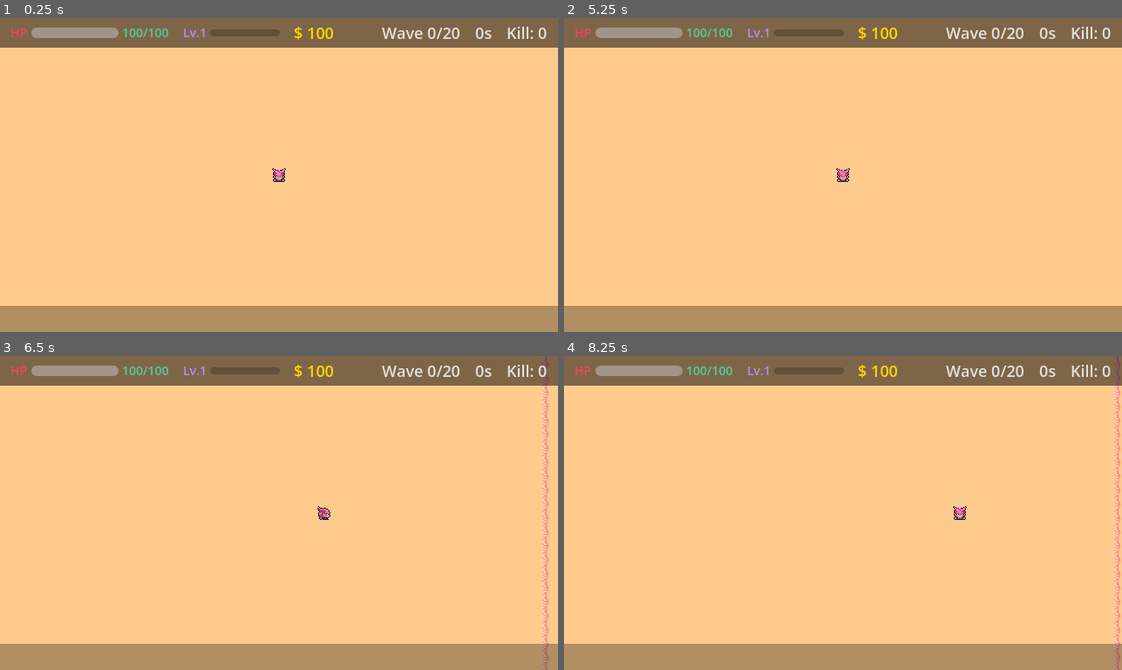
Above: before the commit, frames 1-4 (two rows, left to right).
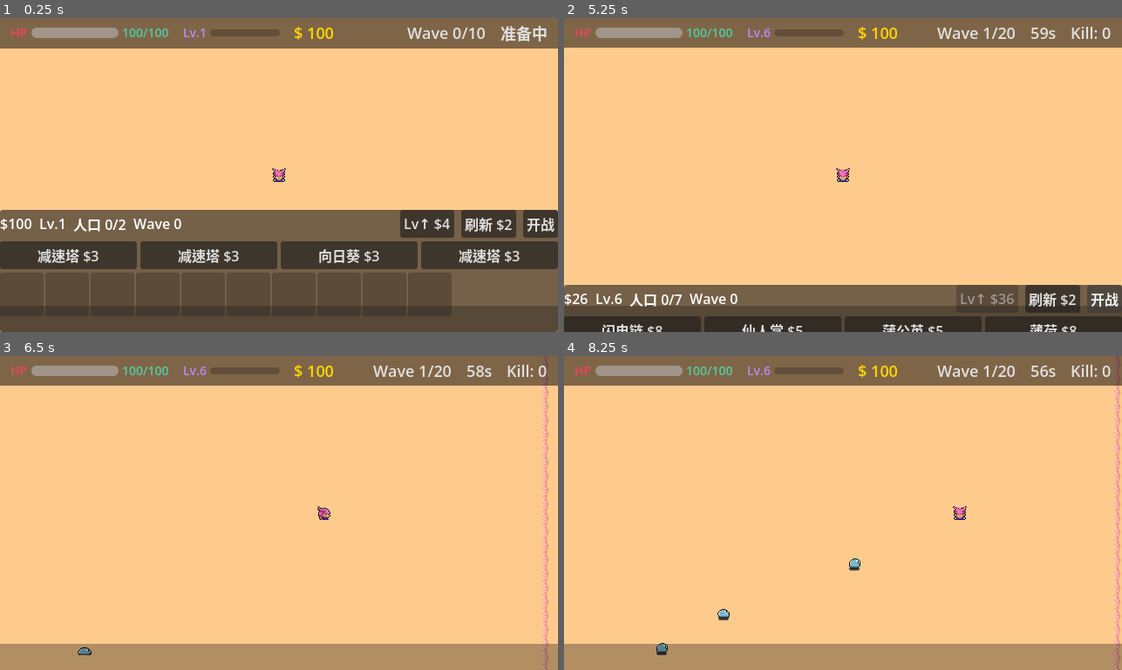
Above: after the commit, the same moments.

Repository: felang/utoland
Game: Godot game, scene res://scenes/levels/main.tscn
Two runs of this game, one before a commit and one after it. Both use one fixed random seed, a clock stepped at 60 frames per second and the inputs below. This scene is started directly instead of the project's main scene.
Inputs (mouse positions are in pixels of both pictures, inside the frame that each line leads up to):
- Up to frame 1 (0.25 s): no input
- Up to frame 2 (5.25 s): click (993, 225) at 0.5 s, where only the run after the commit has a clickable "Lv↑ $4"; click (993, 225) at 1.25 s, where only the run after the commit has a clickable "Lv↑ $8"; click (988, 225) at 2 s, where only the run after the commit has a clickable "Lv↑ $12"; click (988, 225) at 2.75 s, where only the run after the commit has a clickable "Lv↑ $20"; click (988, 225) at 3.5 s, where only the run after the commit has a clickable "Lv↑ $28"; click (1055, 225) at 4.25 s, where only the run after the commit has a clickable "刷新 $2"; click (1105, 225) at 5 s, where only the run after the commit has a clickable "开战"
- Up to frame 3 (6.5 s): tap Enter at 5.75 s; move the mouse to (401, 497) at 5.77 s; hold D (move_right) from 5.78 s (still down); click (401, 497) at 5.92 s
- Up to frame 4 (8.25 s): release D (move_right) at 6.5 s; drag from (731, 528) to (887, 513) at 6.52 s; move the mouse to (898, 443) at 7.27 s; hold D (move_right) 7.28-8 s; drag from (815, 575) to (675, 465) at 8.02 s

The runs differ from the first frame. In frame 1, 40% of the frame differs, in the area x 0-100%, y 2-100%; in frame 2, 15%; in frame 3, 0.4%; in frame 4, 0.6%.

Commit message:
feat: Main.gd 阶段状态机集成 — SHOP/BATTLE 双阶段切换
- main.gd 重写为 Phase 状态机，_enter_shop_phase/_enter_battle_phase 控制流程
- main.tscn 添加 ShopOverlay 和 DragManager 子节点
- hud.gd 新增 set_battle_phase() 方法，准备阶段显示"准备中"并隐藏击杀数
- 波次结束后不再跳转 shop 场景，改为就地切换到 SHOP 阶段

Co-Authored-By: Claude Opus 4.6 (1M context) <noreply@anthropic.com>

Diff:
--- a/scenes/levels/main.tscn
+++ b/scenes/levels/main.tscn
@@ -6,6 +6,8 @@
 [ext_resource type="PackedScene" uid="uid://cw1ribon6hcfu" path="res://scenes/ui/hud.tscn" id="4_tbgi4"]
 [ext_resource type="Script" uid="uid://spn074bn5fw7" path="res://scripts/systems/wave_manager.gd" id="6_tefeu"]
 [ext_resource type="PackedScene" uid="uid://5u5tndodgthf" path="res://scenes/shared/map_boundary.tscn" id="7_o6xl0"]
+[ext_resource type="PackedScene" uid="uid://dkqv7xm2w3a8p" path="res://scenes/ui/shop_overlay.tscn" id="8_shop"]
+[ext_resource type="Script" path="res://scripts/systems/drag_manager.gd" id="9_drag"]
 
 [node name="Main" type="Node2D" unique_id=1198174103]
 script = ExtResource("1_main")
@@ -21,3 +23,8 @@
 script = ExtResource("6_tefeu")
 
 [node name="MapBoundary" parent="." unique_id=1220843918 instance=ExtResource("7_o6xl0")]
+
+[node name="ShopOverlay" parent="." instance=ExtResource("8_shop")]
+
+[node name="DragManager" type="Node" parent="."]
+script = ExtResource("9_drag")
--- a/scripts/ui/hud.gd
+++ b/scripts/ui/hud.gd
@@ -21,6 +21,7 @@
 var player: Node2D = null
 var _wave_time_left: float = 0.0
 var _is_wave_active: bool = false
+var _is_battle_phase: bool = false
 var _wave_kills: int = 0
 var _last_coins: int = -1
 
@@ -73,7 +74,17 @@
 	tween.tween_property(label, "scale", Vector2(1.3, 1.3), 0.1)
 	tween.tween_property(label, "scale", Vector2.ONE, 0.1)
 
+func set_battle_phase(is_battle: bool) -> void:
+	_is_battle_phase = is_battle
+	if not is_battle:
+		timer_display.text = "准备中"
+		kill_display.visible = false
+	else:
+		kill_display.visible = true
+
 func _update_timer(delta: float) -> void:
+	if not _is_battle_phase:
+		return
 	if _is_wave_active:
 		_wave_time_left -= delta
 		if _wave_time_left < 0:
--- a/scripts/ui/main.gd
+++ b/scripts/ui/main.gd
@@ -1,30 +1,71 @@
 extends Node2D
 
-const GRID_SIZE: int = GameConfig.GRID_SIZE
+enum Phase { SHOP, BATTLE }
 
+var current_phase: Phase = Phase.SHOP
 var _tower_container: Node2D = null
 var _synergy_processor: SynergyEffectProcessor = null
+var _shop_overlay: CanvasLayer = null
+var _drag_manager: Node = null
 
 func _ready() -> void:
 	_tower_container = Node2D.new()
 	_tower_container.name = "TowerContainer"
 	add_child(_tower_container)
+
 	_load_map()
-	_restore_towers()
+
+	# ShopOverlay（预先在 main.tscn 中实例化）
+	_shop_overlay = $ShopOverlay
+	_shop_overlay.start_battle_pressed.connect(_on_start_battle)
+
+	# DragManager（预先在 main.tscn 中添加）
+	_drag_manager = $DragManager
+	_drag_manager.initialize(_tower_container, $Player, _shop_overlay)
+	_shop_overlay.drag_manager = _drag_manager
+
 	# 羁绊效果处理器
 	_synergy_processor = SynergyEffectProcessor.new()
 	_synergy_processor.name = "SynergyEffectProcessor"
 	add_child(_synergy_processor)
+
 	# 暂停覆盖层
 	var pause_overlay = load("res://scripts/ui/pause_overlay.gd").new()
 	add_child(pause_overlay)
 	# 调试面板
 	var debug_panel = load("res://scripts/ui/debug_panel.gd").new()
 	add_child(debug_panel)
-	# 波次结束跳转商店
+
+	# 信号连接
 	EventBus.wave_transition_ready.connect(_on_wave_transition_ready)
-	# 监听 sunflower 产金事件
 	EventBus.coins_generated.connect(_on_coins_generated)
+
+	# 进入首次 SHOP 阶段
+	_enter_shop_phase(true)
+
+func _enter_shop_phase(is_first: bool = false) -> void:
+	current_phase = Phase.SHOP
+	_shop_overlay.refresh_shop(is_first)
+	if not is_first:
+		_shop_overlay.slide_in()
+	_synergy_processor.deactivate()
+	AudioManager.play_bgm("placement")
+	$HUD.set_battle_phase(false)
+
+func _enter_battle_phase() -> void:
+	current_phase = Phase.BATTLE
+	_shop_overlay.slide_out()
+	_synergy_processor.activate()
+	AudioManager.play_bgm("battle")
+	$HUD.set_battle_phase(true)
+	$WaveManager.start_next_wave()
+
+func _on_start_battle() -> void:
+	if current_phase == Phase.SHOP:
+		_enter_battle_phase()
+
+func _on_wave_transition_ready() -> void:
+	_enter_shop_phase()
 
 func _load_map() -> void:
 	var map_data: MapData = GameConfig.maps.get(GameData.selected_map)
@@ -36,21 +77,7 @@
 		return
 	var map_instance = load(map_data.map_scene).instantiate()
 	add_child(map_instance)
-	move_child(map_instance, 0)  # 确保地图在最底层
-
-func _restore_towers() -> void:
-	for tower_entry in GameData.deployed_towers:
-		var tower: Node2D = SceneFactory.create_tower(tower_entry.id, tower_entry.level)
-		if tower:
-			tower.global_position = _grid_to_world(tower_entry.grid_pos)
-			_tower_container.add_child(tower)
-
-func _grid_to_world(grid_pos: Vector2i) -> Vector2:
-	return Vector2(grid_pos.x * GRID_SIZE + GRID_SIZE / 2.0,
-				   grid_pos.y * GRID_SIZE + GRID_SIZE / 2.0)
-
-func _on_wave_transition_ready() -> void:
-	SceneManager.go_to("shop")
+	move_child(map_instance, 0)
 
 func _on_coins_generated(amount: int, _pos: Vector2) -> void:
 	var player: Node2D = get_tree().get_first_node_in_group(Enums.Group.PLAYER)
